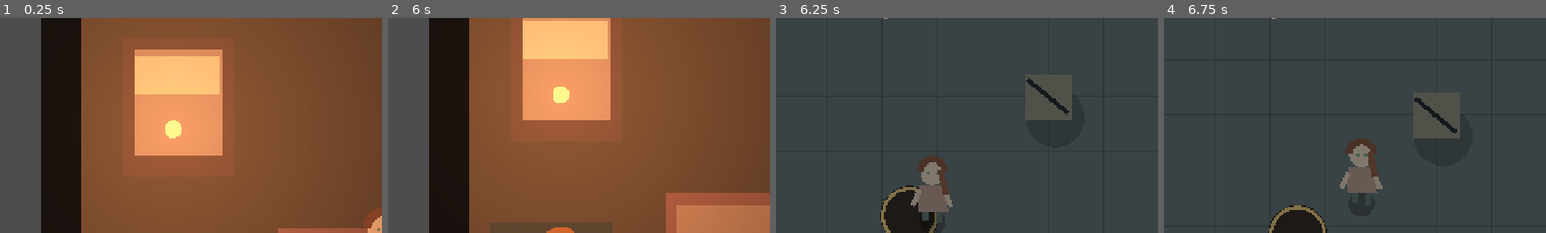
Above: before the commit, frames 1-4 (left to right).
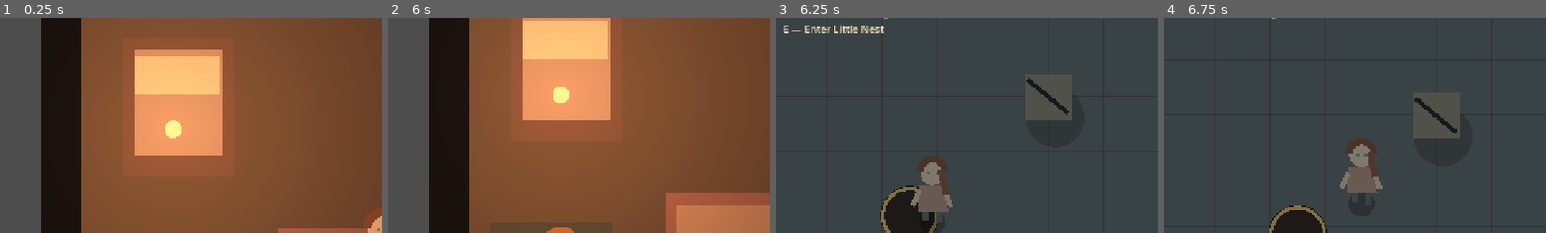
Above: after the commit, the same moments.

Repository: MohamedXIV/not-a-hero
Game: Godot game, scene res://scenes/main.tscn
Two runs of this game, one before a commit and one after it. Both use one fixed random seed, a clock stepped at 60 frames per second and the inputs below.
Inputs:
- Up to frame 1 (0.25 s): no input
- Up to frame 2 (6 s): tap Enter at 0.5 s; hold D (move_right) 0.53-1.28 s; hold Shift (sprint) 0.53-1.28 s; tap E (interact) at 0.6, 1.55, 2.1, 3.05, 3.6, 4.55, 5.1 s; hold S (move_down) 1.28-2.03 s; tap Shift (sprint) every 1.5 s from 1.35 to 5.85 s; hold D (move_right) 2.03-2.78 s; hold Shift (sprint) 2.03-2.78 s; tap Space at 2.75 s; hold W (move_up) 2.78-3.53 s; hold Shift (sprint) 3.53-4.28 s; hold A (move_left) 3.53-5.03 s; tap F5 (quick_save) at 4.15 s; hold S (move_down) 5.03-5.78 s; hold Shift (sprint) 5.03-5.78 s; hold D (move_right) from 5.78 s (still down)
- Up to frame 3 (6.25 s): keep holding D (move_right); tap E (interact) at 6.05 s
- Up to frame 4 (6.75 s): release D (move_right) at 6.53 s; hold W (move_up) from 6.53 s (still down); hold Shift (sprint) from 6.53 s (still down); tap E (interact) at 6.6 s
The pictures show only the part of the screen within x 1-51%, y 9-59%; the shares and areas given below are measured in that part.

Frames 1-2 are identical in both runs. In frame 3, 0.5% of the frame differs, in the area x 2-29%, y 3-8%; in frame 4, nothing differs.

Commit message:
refactor(godot): data-driven authored chunks and independent WorldStreamer

Diff:
--- /dev/null
+++ b/godot/resources/world/chunks/ash_flats.tres
@@ -0,0 +1,11 @@
+[gd_resource type="Resource" script_class="WorldChunkDefinition" load_steps=3 format=3]
+
+[ext_resource type="Script" path="res://scripts/world/world_chunk_definition.gd" id="1_chunk"]
+[ext_resource type="PackedScene" path="res://scenes/world/chunks/ash_flats.tscn" id="2_scene"]
+
+[resource]
+script = ExtResource("1_chunk")
+chunk_id = &"ash_flats_origin"
+grid_cell = Vector2i(0, 0)
+region_id = &"ash_flats"
+scene = ExtResource("2_scene")
--- /dev/null
+++ b/godot/resources/world/chunks/cable_edge.tres
@@ -0,0 +1,11 @@
+[gd_resource type="Resource" script_class="WorldChunkDefinition" load_steps=3 format=3]
+
+[ext_resource type="Script" path="res://scripts/world/world_chunk_definition.gd" id="1_chunk"]
+[ext_resource type="PackedScene" path="res://scenes/world/chunks/cable_edge.tscn" id="2_scene"]
+
+[resource]
+script = ExtResource("1_chunk")
+chunk_id = &"cable_edge"
+grid_cell = Vector2i(1, 0)
+region_id = &"cable_forest"
+scene = ExtResource("2_scene")
--- /dev/null
+++ b/godot/resources/world/chunks/relay_waste.tres
@@ -0,0 +1,11 @@
+[gd_resource type="Resource" script_class="WorldChunkDefinition" load_steps=3 format=3]
+
+[ext_resource type="Script" path="res://scripts/world/world_chunk_definition.gd" id="1_chunk"]
+[ext_resource type="PackedScene" path="res://scenes/world/chunks/relay_waste.tscn" id="2_scene"]
+
+[resource]
+script = ExtResource("1_chunk")
+chunk_id = &"relay_waste"
+grid_cell = Vector2i(2, 0)
+region_id = &"machine_waste"
+scene = ExtResource("2_scene")
--- a/godot/scenes/world/outdoors.tscn
+++ b/godot/scenes/world/outdoors.tscn
@@ -1,7 +1,8 @@
-[gd_scene load_steps=3 format=3]
+[gd_scene load_steps=4 format=3]
 
 [ext_resource type="Script" path="res://scripts/world/outdoors.gd" id="1_outdoors"]
 [ext_resource type="PackedScene" path="res://scenes/actors/yuna.tscn" id="2_yuna"]
+[ext_resource type="Script" path="res://scripts/world/world_streamer.gd" id="3_streamer"]
 
 [node name="Outdoors" type="Node2D"]
 script = ExtResource("1_outdoors")
@@ -10,3 +11,7 @@
 color = Color(0.58, 0.66, 0.7, 1)
 
 [node name="Yuna" parent="." instance=ExtResource("2_yuna")]
+
+[node name="WorldStreamer" type="Node2D" parent="."]
+z_index = -10
+script = ExtResource("3_streamer")
--- a/godot/scripts/core/main.gd
+++ b/godot/scripts/core/main.gd
@@ -1,5 +1,5 @@
 extends Node2D
-## Owns level transitions; interiors and exterior do not own persistent session state.
+## Scene-switching boundary; runtime state is owned by the GameSession autoload.
 
 const OUTDOORS: PackedScene = preload("res://scenes/world/outdoors.tscn")
 const STARTER_SHELTER: PackedScene = preload("res://scenes/interiors/starter_shelter.tscn")
@@ -23,6 +23,10 @@
     var minute: int = int(GameSession.day_minutes) % 60
     _hud.text = "NOT A HERO | %02d:%02d | WASD move | Shift sprint | E interact | F5 save\n" % [hour, minute]
     _hud.text += "Little Nest" if GameSession.current_level == "shelter" else "Machine flats — relay: " + ("active" if GameSession.get_world_flag(&"world/ash_flats/relay_01") else "inactive")
+    if is_instance_valid(_level) and _level.has_method("get_interaction_hint"):
+        var hint: String = _level.call("get_interaction_hint")
+        if hint != "":
+            _hud.text += "\n" + hint
 
 
 func _open_level(level_id: String) -> void:
@@ -36,7 +40,6 @@
 
 
 func _on_transition(target: String) -> void:
-    # Avoid a single held E key bouncing immediately back through the hatch.
     var now: int = Time.get_ticks_msec()
     if now - _last_transition_msec < 450:
         return
--- a/godot/scripts/world/outdoors.gd
+++ b/godot/scripts/world/outdoors.gd
@@ -1,21 +1,13 @@
 extends Node2D
-## A single, continuous 2D coordinate space with authored chunk scene lifecycle.
-## This initial slice includes three fixed 640px chunks, not the whole world.
+## One outdoors world position; WorldStreamer manages nearby authored scenery.
 
 signal transition_requested(destination: String)
 
-const CHUNK_WIDTH: float = 640.0
 const HATCH_POSITION: Vector2 = Vector2(160.0, 330.0)
-const CHUNKS: Array[PackedScene] = [
-    preload("res://scenes/world/chunks/ash_flats.tscn"),
-    preload("res://scenes/world/chunks/cable_edge.tscn"),
-    preload("res://scenes/world/chunks/relay_waste.tscn"),
-]
 
 @onready var yuna: CharacterBody2D = $Yuna
 @onready var ambient: CanvasModulate = $Ambient
-
-var _loaded_chunks: Dictionary = {}
+@onready var streamer: Node2D = $WorldStreamer
 
 
 func _ready() -> void:
@@ -23,14 +15,14 @@
     var camera: Camera2D = yuna.get_node("Camera2D") as Camera2D
     camera.limit_left = 0
     camera.limit_top = 0
-    camera.limit_right = int(CHUNK_WIDTH * float(CHUNKS.size()))
+    camera.limit_right = 1920
     camera.limit_bottom = 640
     _sync_chunks()
     queue_redraw()
 
 
 func _physics_process(_delta: float) -> void:
-    yuna.position = yuna.position.clamp(Vector2(30, 42), Vector2(CHUNKS.size() * CHUNK_WIDTH - 30.0, 590))
+    yuna.position = yuna.position.clamp(Vector2(30, 42), Vector2(1890, 590))
 
 
 func _process(_delta: float) -> void:
@@ -39,6 +31,15 @@
     _apply_daylight()
     if Input.is_action_just_pressed("interact"):
         _try_interaction()
+
+
+func get_interaction_hint() -> String:
+    if yuna.position.distance_to(HATCH_POSITION) < 55.0:
+        return "E — Enter Little Nest"
+    for node: Node in get_tree().get_nodes_in_group("world_interactables"):
+        if node is Node2D and yuna.global_position.distance_to((node as Node2D).global_position) < 74.0:
+            return "E — Toggle maintenance relay"
+    return ""
 
 
 func _try_interaction() -> void:
@@ -58,19 +59,7 @@
 
 
 func _sync_chunks() -> void:
-    var index: int = clampi(int(floor(yuna.position.x / CHUNK_WIDTH)), 0, CHUNKS.size() - 1)
-    for i: int in range(CHUNKS.size()):
-        var nearby: bool = absi(i - index) <= 1
-        if nearby and not _loaded_chunks.has(i):
-            var chunk: Node2D = CHUNKS[i].instantiate() as Node2D
-            chunk.position = Vector2(i * CHUNK_WIDTH, 0.0)
-            chunk.z_index = -10
-            add_child(chunk)
-            _loaded_chunks[i] = chunk
-        elif not nearby and _loaded_chunks.has(i):
-            var old: Node2D = _loaded_chunks[i] as Node2D
-            _loaded_chunks.erase(i)
-            old.queue_free()
+    streamer.call("sync_for", yuna.position)
 
 
 func _apply_daylight() -> void:
--- /dev/null
+++ b/godot/scripts/world/world_chunk_definition.gd
@@ -0,0 +1,8 @@
+class_name WorldChunkDefinition
+extends Resource
+## Fixed authored geography. Procedural systems will populate, NOT redraw this space.
+
+@export var chunk_id: StringName
+@export var grid_cell: Vector2i
+@export var region_id: StringName
+@export var scene: PackedScene
--- /dev/null
+++ b/godot/scripts/world/world_streamer.gd
@@ -0,0 +1,42 @@
+extends Node2D
+## Owns only the lifetime of pre-authored chunks near Yuna.
+## All changes to authored objects belong in GameSession (stable IDs).
+
+const CHUNK_SIZE: Vector2 = Vector2(640.0, 640.0)
+const CHUNK_DEFINITIONS = [
+    preload("res://resources/world/chunks/ash_flats.tres"),
+    preload("res://resources/world/chunks/cable_edge.tres"),
+    preload("res://resources/world/chunks/relay_waste.tres"),
+]
+
+@export_range(0, 2) var neighboring_cells: int = 1
+
+var _loaded: Dictionary = {}
+
+
+func sync_for(world_position: Vector2) -> void:
+    var cell := Vector2i(
+        floori(world_position.x / CHUNK_SIZE.x),
+        floori(world_position.y / CHUNK_SIZE.y)
+    )
+    for resource: Resource in CHUNK_DEFINITIONS:
+        var definition: WorldChunkDefinition = resource as WorldChunkDefinition
+        if definition == null or definition.scene == null:
+            push_error("An authored chunk Resource is invalid")
+            continue
+        var near: bool = (absi(definition.grid_cell.x - cell.x) <= neighboring_cells
+            and absi(definition.grid_cell.y - cell.y) <= neighboring_cells)
+        var key: String = String(definition.chunk_id)
+        if near and not _loaded.has(key):
+            var chunk: Node2D = definition.scene.instantiate() as Node2D
+            chunk.position = Vector2(definition.grid_cell) * CHUNK_SIZE
+            add_child(chunk)
+            _loaded[key] = chunk
+        elif not near and _loaded.has(key):
+            var old: Node2D = _loaded[key] as Node2D
+            _loaded.erase(key)
+            old.queue_free()
+
+
+func active_chunk_count() -> int:
+    return _loaded.size()
--- a/godot/tests/world_chunk_smoke.gd
+++ b/godot/tests/world_chunk_smoke.gd
@@ -1,54 +1,48 @@
 extends Node
-## Run this test as a scene so the project's registered GameSession autoload is active:
-## godot --headless --path godot res://tests/world_chunk_smoke.tscn --quit-after 180
-
+## Run as a scene; this initializes GameSession and InputMap as in the real game.
 
 func _ready() -> void:
     call_deferred("_check")
 
 
 func _check() -> void:
-    for action_name: StringName in [&"move_left", &"move_right", &"move_up", &"move_down", &"interact", &"sprint", &"quick_save"]:
-        if not InputMap.has_action(action_name):
-            _fail("Input action not registered at boot: " + String(action_name))
+    for action: StringName in [&"move_left", &"move_right", &"move_up", &"move_down", &"interact", &"sprint", &"quick_save"]:
+        if not InputMap.has_action(action):
+            _fail("Missing input at boot: " + String(action))
             return
-    GameSession.current_level = "outdoors"
-    GameSession.outdoor_position = Vector2(160.0, 330.0)
+    GameSession.outdoor_position = Vector2(160, 330)
     GameSession.set_world_flag(&"world/ash_flats/relay_01", false)
+    var scene: PackedScene = load("res://scenes/world/outdoors.tscn") as PackedScene
+    var outdoors: Node2D = scene.instantiate() as Node2D
+    add_child(outdoors)
 
-    var packed: PackedScene = load("res://scenes/world/outdoors.tscn") as PackedScene
-    if packed == null:
-        _fail("outdoors scene missing")
+    var streamer: Node2D = outdoors.get_node("WorldStreamer") as Node2D
+    if streamer.call("active_chunk_count") != 2:
+        _fail("two neighboring authored chunks should be loaded")
         return
-    var outdoors: Node2D = packed.instantiate() as Node2D
-    add_child(outdoors)
-    var relay: Node2D = outdoors.get_node_or_null("AshFlatsChunk/RelaySwitch") as Node2D
+    var relay: Node2D = outdoors.get_node_or_null("WorldStreamer/AshFlatsChunk/RelaySwitch") as Node2D
     if relay == null:
-        _fail("relay node was not loaded in starting chunk")
+        _fail("relay missing from authored origin chunk")
         return
-
     relay.call("interact")
     if not GameSession.get_world_flag(&"world/ash_flats/relay_01"):
-        _fail("relay activation did not persist in authoritative world state")
+        _fail("relay did not change the authoritative world")
         return
-
     var yuna: CharacterBody2D = outdoors.get_node("Yuna") as CharacterBody2D
-    yuna.position = Vector2(1500.0, 280.0)
+    yuna.position = Vector2(1500, 280)
     outdoors.call("_sync_chunks")
     await get_tree().process_frame
-    if outdoors.get_node_or_null("AshFlatsChunk") != null:
-        _fail("far chunk should have been removed")
+    if outdoors.get_node_or_null("WorldStreamer/AshFlatsChunk") != null:
+        _fail("distant chunk not unloaded")
         return
-
-    yuna.position = Vector2(160.0, 330.0)
+    yuna.position = Vector2(160, 330)
     outdoors.call("_sync_chunks")
     await get_tree().process_frame
-    relay = outdoors.get_node_or_null("AshFlatsChunk/RelaySwitch") as Node2D
+    relay = outdoors.get_node_or_null("WorldStreamer/AshFlatsChunk/RelaySwitch") as Node2D
     if relay == null or not relay.get("is_active"):
-        _fail("returning to authored chunk did not restore relay")
+        _fail("relay didn't restore after chunk unload/reload")
         return
-
-    print("PASS: continuous authored chunks unload and restore persistent relay state")
+    print("PASS: authored chunk Resources, lifecycle and persistent relay state")
     outdoors.queue_free()
     get_tree().quit(0)
 
